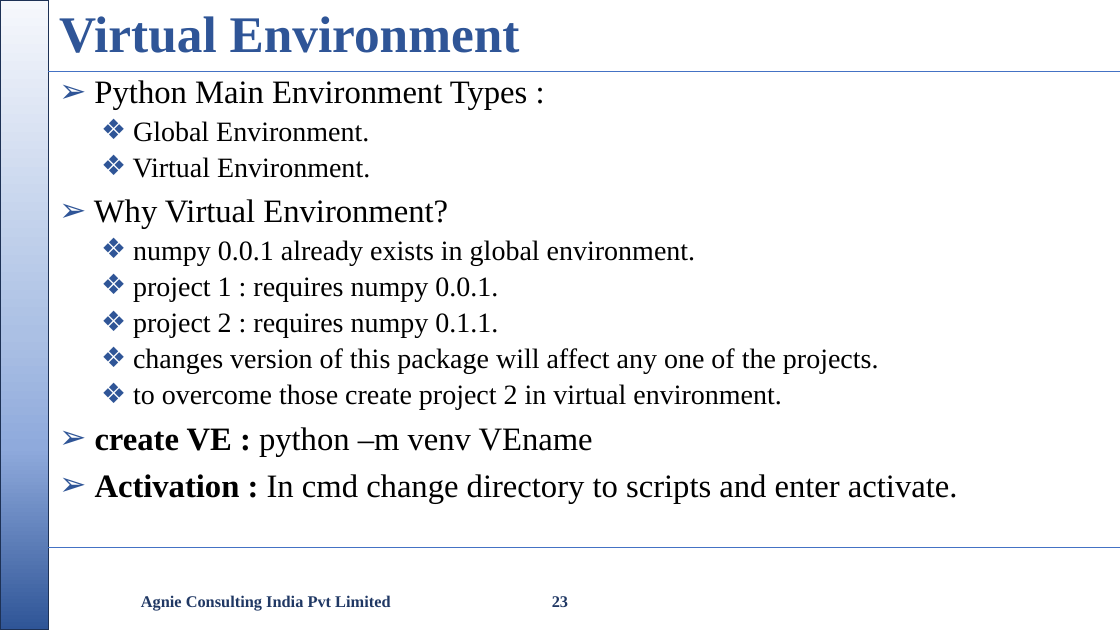
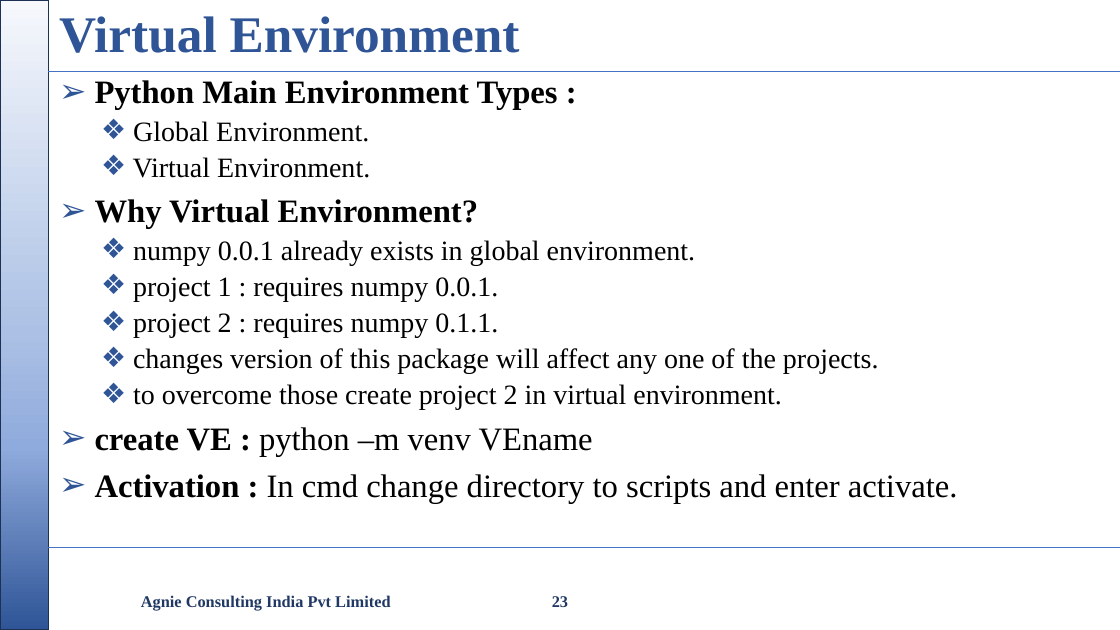
Before and after one commit to nikishdaniel1-del/Python-Cls, a slide deck: slide 23 of python class/Python Class.pptx. Drawn at 1120x630 pixels with LibreOffice and Linux fonts; fonts in the diff are those of the drawing; background and template pictures are left out. Boxes give left, top, right and bottom in pixels: in the first picture for what was removed or moved away, otherwise in the second. Text is boxed around its words. In the diff, an @@ line names an element or a change of style, - is before the commit and + after.

```diff
--- a/python class/Python Class.pptx
+++ b/python class/Python Class.pptx
@@ text at box(95, 80, 558, 229): bold on in "Python Main Environment Types :", "Why Virtual Environment?" @@
```
Also in this commit, not shown: 1 other slide changed, 2 other files.
